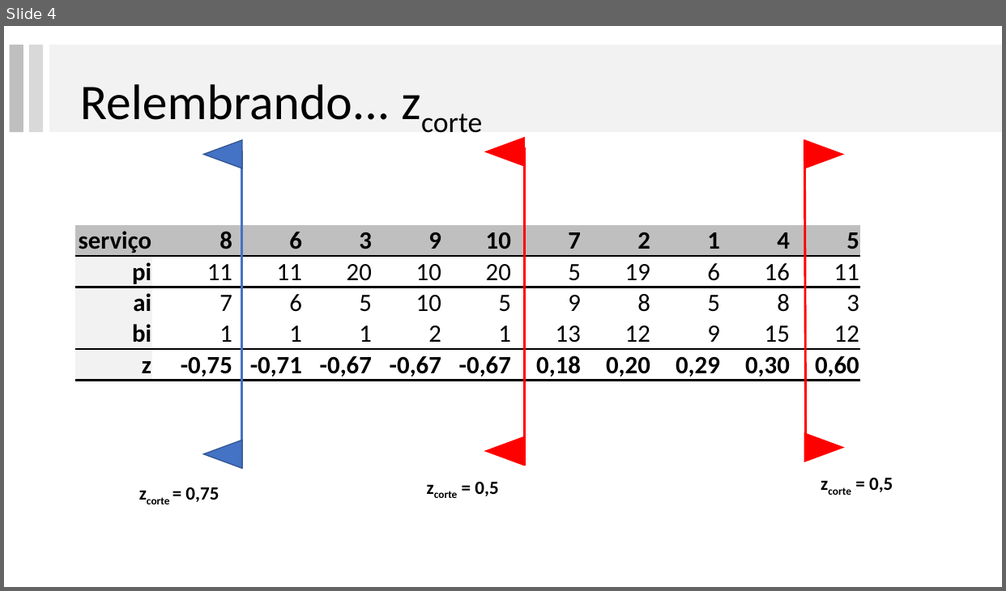
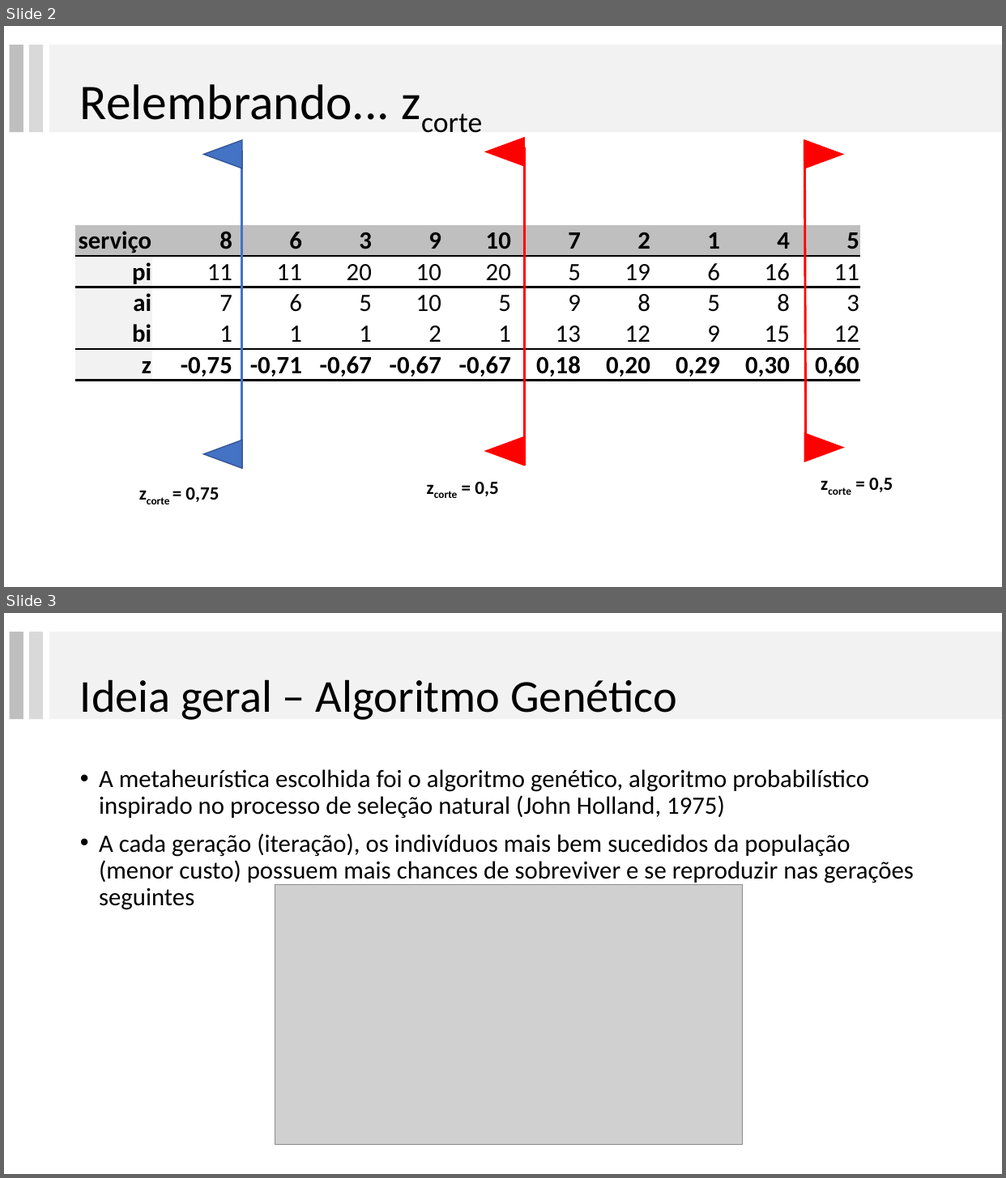
Before and after one commit to lpbiasoto/metaheuristicas, a slide deck: Apresentacao 3/ApresentacaoGA.pptx. Shown one above the other, each under a label of ours: slide 4 before the commit, slides 2 and 3 after it. The pictures are 1006x591 and 1006x1178 pixels, drawn with LibreOffice and Linux fonts; fonts in the diff are those of the drawing; grey boxes stand for pictures. Boxes give left, top, right and bottom in pixels: in the first picture for what was removed or moved away, otherwise in the second. Text is boxed around its words. In the diff, an @@ line names an element or a change of style, - is before the commit and + after.

```diff
--- a/Apresentacao 3/ApresentacaoGA.pptx
+++ b/Apresentacao 3/ApresentacaoGA.pptx
@@ slide 3 added at box(4, 613, 1002, 1174), background #FFFFFF @@
@@ rectangle added at box(9, 632, 23, 719), fill #BFBFBF @@
@@ rectangle added at box(28, 632, 43, 719), fill #D9D9D9 @@
@@ rectangle added at box(49, 632, 1002, 719), fill #F2F2F2 @@
@@ title added at box(80, 679, 677, 720), 44 pt, text #000000 @@
+Ideia geral – Algoritmo Genético
@@ text added at box(99, 769, 914, 910), 24 pt, text #000000 @@
+• A metaheurística escolhida foi o algoritmo genético, algoritmo probabilístico inspirado no processo de seleção natural (John Holland, 1975)
+• A cada geração (iteração), os indivíduos mais bem sucedidos da população (menor custo) possuem mais chances de sobreviver e se reproduzir nas gerações seguintes
@@ picture added at box(275, 884, 743, 1144) @@
@@ what was slide 4 is now slide 2 @@
```
Also in this commit, not shown: 8 other files.
